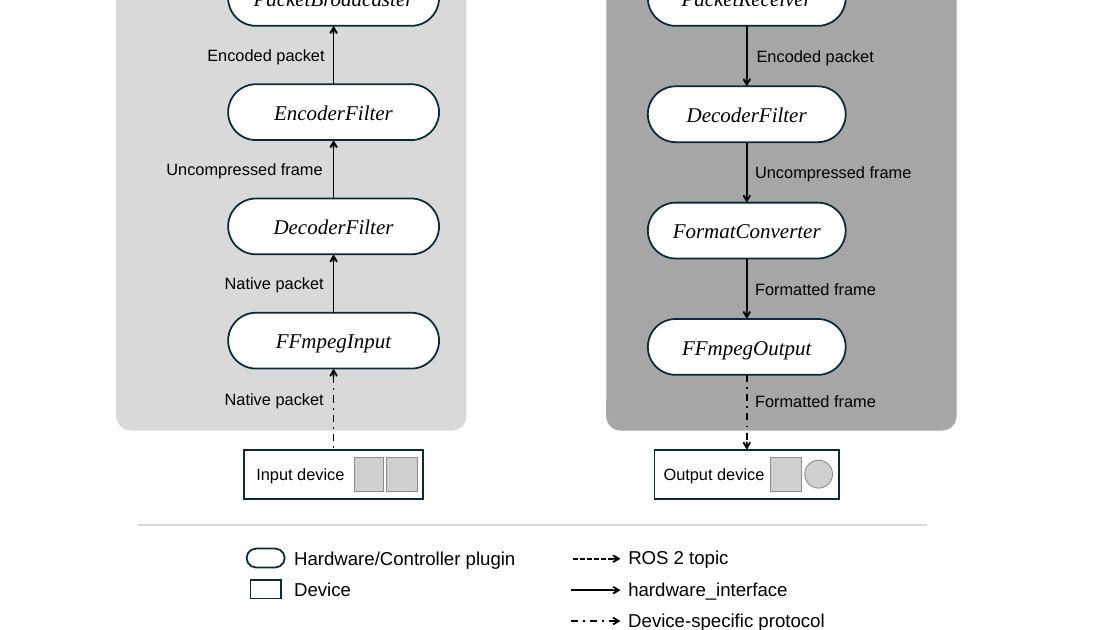
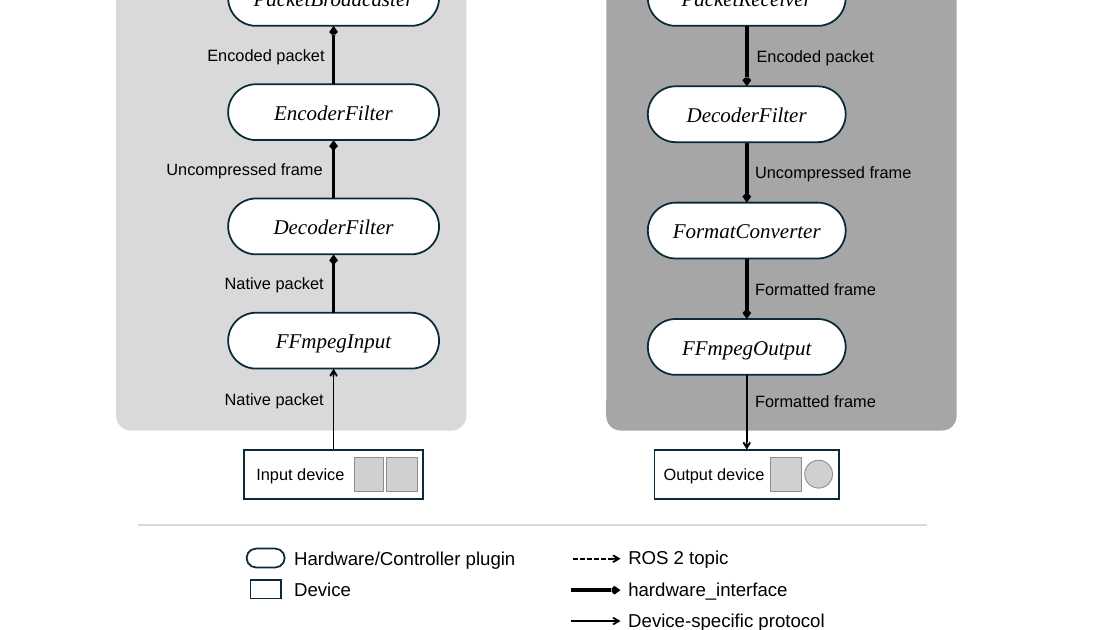
Before and after one commit to yoshito-n-students/ffmpeg_pipeline, a slide deck: slide 1 of images/ffmpeg_pipeline_figs.pptx. Drawn at 1120x630 pixels with LibreOffice and Linux fonts; fonts in the diff are those of the drawing; grey boxes stand for pictures. Boxes give left, top, right and bottom in pixels: in the first picture for what was removed or moved away, otherwise in the second. Text is boxed around its words. In the diff, an @@ line names an element or a change of style, - is before the commit and + after.

```diff
--- a/images/ffmpeg_pipeline_figs.pptx
+++ b/images/ffmpeg_pipeline_figs.pptx
@@ arrow (334, 26) - (334, 84): stroke #000000 1.5 pt to #000000 3 pt @@
@@ arrow (747, 26) - (747, 87): stroke #000000 1.5 pt to #000000 3 pt @@
@@ arrow (334, 140) - (334, 198): stroke #000000 1.5 pt to #000000 3 pt @@
@@ arrow (747, 142) - (747, 202): stroke #000000 1.5 pt to #000000 3 pt @@
@@ arrow (334, 255) - (334, 313): stroke #000000 1.5 pt to #000000 3 pt @@
@@ arrow (747, 259) - (747, 319): stroke #000000 1.5 pt to #000000 3 pt @@
@@ arrow (334, 369) - (334, 450): stroke #000000 1.5 pt dashed to #000000 1.5 pt @@
@@ arrow (747, 375) - (747, 450): stroke #000000 1.5 pt dashed to #000000 1.5 pt @@
@@ arrow (621, 591) - (571, 591): stroke #000000 1.5 pt to #000000 3 pt @@
@@ arrow (571, 621) - (621, 621): stroke #000000 1.5 pt dashed to #000000 1.5 pt @@
```
Also in this commit, not shown: 1 other file.
